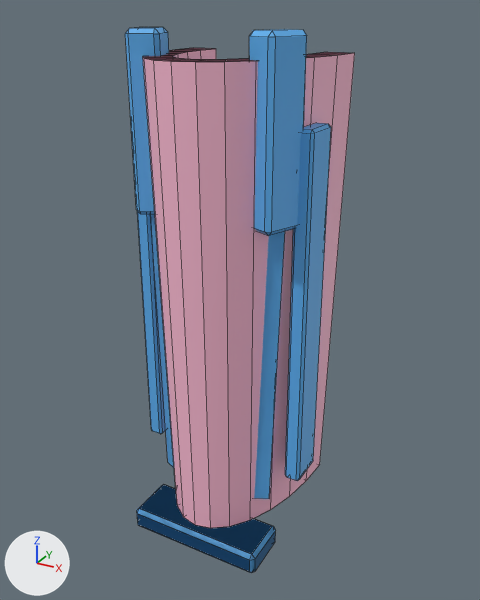
Renders of the Blender file viewer/assets/armor-parts/right_thigh/source/right_thigh.blend from each side of a commit.
The view is the same before and after, from a 50 mm lens placed at (0.2251, -0.391, 0.1975), pointed at (0.0073, 0.005, -0.0005). Lighting does not change. The marker at lower left points along +X, +Y and +Z. The picture after the commit comes second. Mesh edges are drawn as thin lines.

Names of what the first picture shows: 'armor_left_thigh_v001', 'armor_right_thigh_v001'.
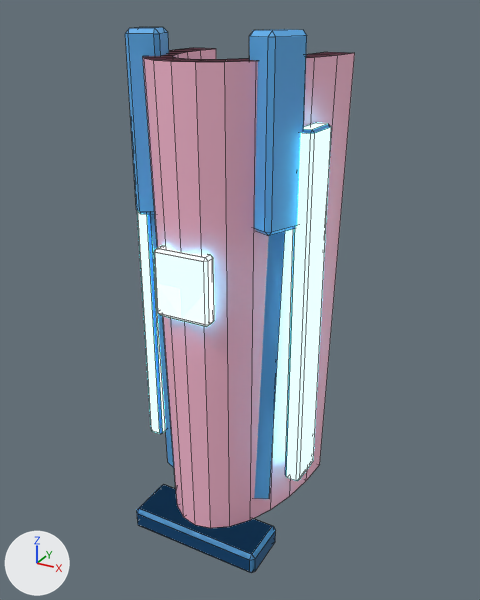
Boxes [x1, y1, x2, y2] around the edits, measured in the pictures (480 x 600 px):
part 1 of me_armor_left_thigh_v001, added
    after: [154, 248, 214, 326]
part 2 of me_armor_left_thigh_v001, recoloured (lighter)
    both: [286, 123, 331, 481]
part 3 of me_armor_right_thigh_v001, added
    after: [154, 246, 212, 326]
part 4 of me_armor_right_thigh_v001, recoloured (lighter)
    both: [137, 211, 166, 434]

The change, as a diff of the scene's bpy script:
```diff
--- a/viewer/assets/armor-parts/right_thigh/source/right_thigh.blend.py
+++ b/viewer/assets/armor-parts/right_thigh/source/right_thigh.blend.py
@@ mat_armor_emissive @@
+mat_armor_emissive = principled_material('armor_emissive')
+mat_armor_emissive.base_color = (0.18, 0.902, 1.0)  # cyan #76f4ff
+mat_armor_emissive.emission_color = (0.18, 0.902, 1.0)  # cyan #76f4ff
+mat_armor_emissive.emission_strength = 4.0
@@ me_armor_left_thigh_v001 @@
 # used by ob_armor_left_thigh_v001; location = (0.0, 0.0, 0.0)
-me_armor_left_thigh_v001.from_pydata(...)  # 184 vertices, 186 faces; spans x -0.064..0.069, y -0.062..0.062, z -0.191..0.186
+me_armor_left_thigh_v001.from_pydata(...)  # 208 vertices, 212 faces; spans x -0.064..0.069, y -0.062..0.062, z -0.191..0.186
+# me_armor_left_thigh_v001 part 1: a new loose piece of 24 vertices spanning x -0.02..0.02, y -0.062..-0.052, z 0.008..0.055, in mat_armor_emissive (cyan #76f4ff, glowing cyan #76f4ff)
+# me_armor_left_thigh_v001 part 2: 11 faces spanning x 0.057..0.069, y -0.015..0.015, z -0.131..0.131 switch from mat_armor_accent (blue #5cb0f1) to mat_armor_emissive (cyan #76f4ff, glowing cyan #76f4ff)
 me_armor_left_thigh_v001.materials.append(mat_armor_base_surface)
@@ me_armor_right_thigh_v001 @@
 # used by ob_armor_right_thigh_v001; location = (0.0, 0.0, 0.0)
-me_armor_right_thigh_v001.from_pydata(...)  # 184 vertices, 186 faces; spans x -0.069..0.064, y -0.062..0.062, z -0.191..0.186
+me_armor_right_thigh_v001.from_pydata(...)  # 208 vertices, 212 faces; spans x -0.069..0.064, y -0.062..0.062, z -0.191..0.186
+# me_armor_right_thigh_v001 part 3: a new loose piece of 24 vertices spanning x -0.02..0.02, y -0.062..-0.052, z 0.008..0.055, in mat_armor_emissive (cyan #76f4ff, glowing cyan #76f4ff)
+# me_armor_right_thigh_v001 part 4: 11 faces spanning x -0.069..-0.057, y -0.015..0.015, z -0.131..0.131 switch from mat_armor_accent (blue #5cb0f1) to mat_armor_emissive (cyan #76f4ff, glowing cyan #76f4ff)
 me_armor_right_thigh_v001.materials.append(mat_armor_base_surface)
```
